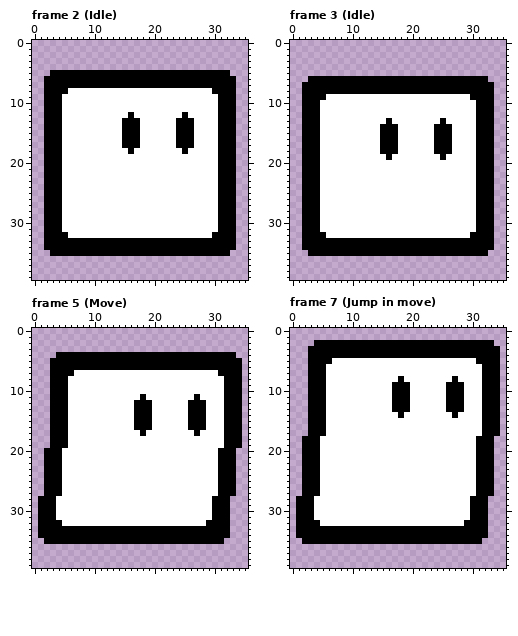
Pixel-art file -- sprites/spr_player.ase. Above is the file before it was changed.
36x40 pixels, 11 frames. Shown: frame 2 (Idle), frame 3 (Idle), frame 5 (Move), frame 7 (Jump in move). The commit also changed other frames, which this record leaves out.
The result:
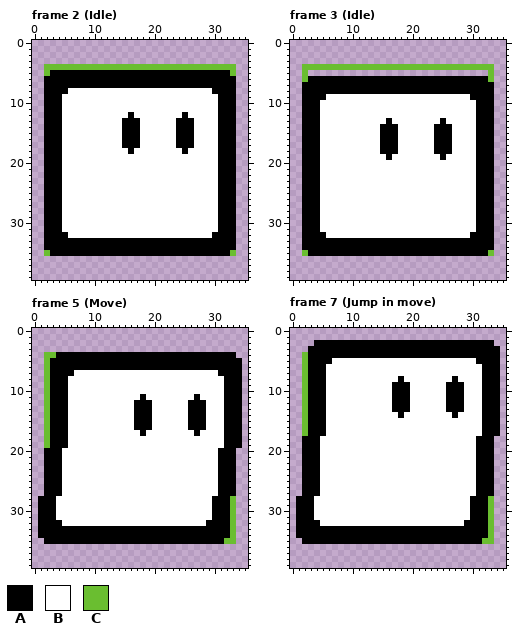
Palette (. is transparent): A #000000  B #ffffff  C #6abe30
Difference:
layer "32x32 box" now shown
Frame 2 (Idle), layer "32x32 box":
The edit adds colour C in row 4 at x 2 to 33; in row 5 at x 2 and 33; in row 35 at x 2 and 33.
Frame 3 (Idle), layer "32x32 box":
The edit adds colour C in row 4 at x 2 to 33; in rows 5 to 6 at x 2 and 33; in row 35 at x 2 and 33.
Frame 5 (Move), layer "32x32 box":
The edit adds colour C in row 4 at x 2 to 3; in rows 5 to 19 at x 2; in rows 28 to 34 at x 33; in row 35 at x 32 to 33.
Frame 7 (Jump in move), layer "32x32 box":
The edit adds colour C in rows 4 to 17 at x 2; in rows 28 to 34 at x 33; in row 35 at x 32 to 33.
